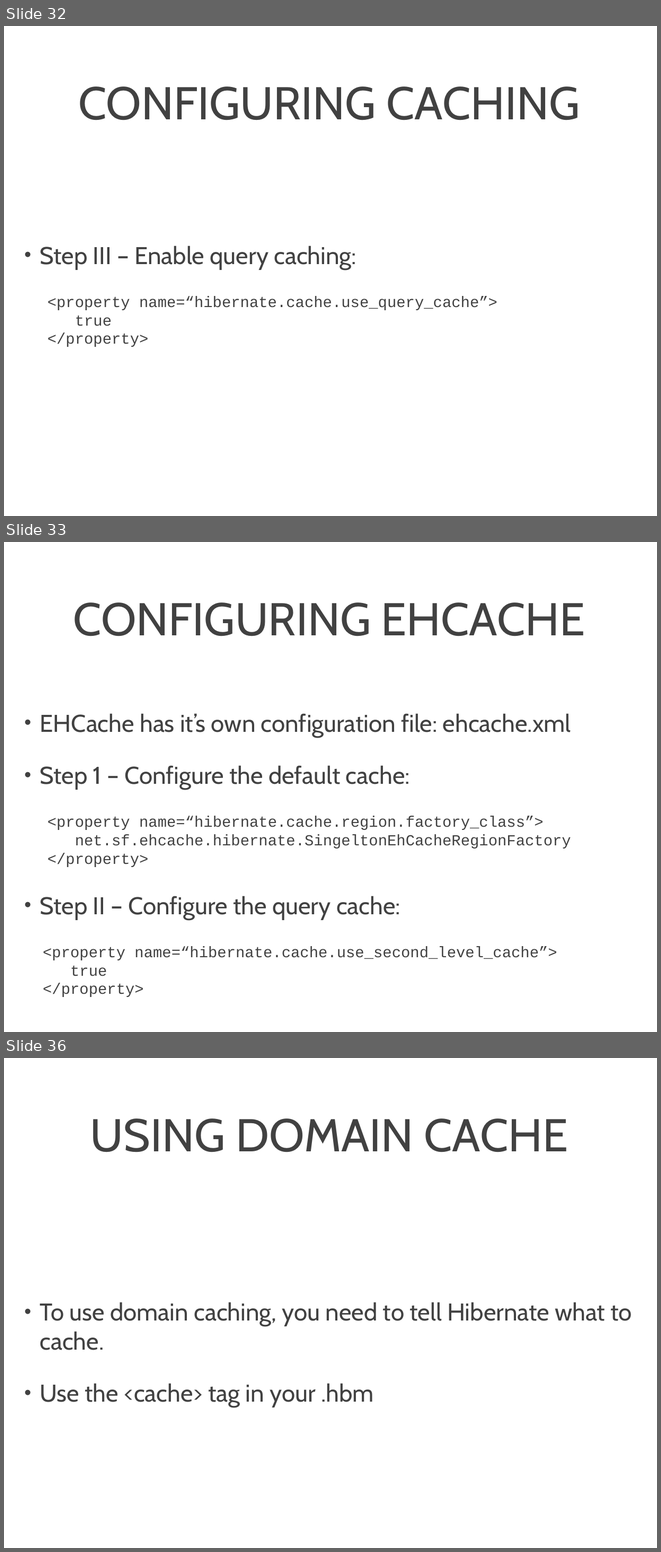
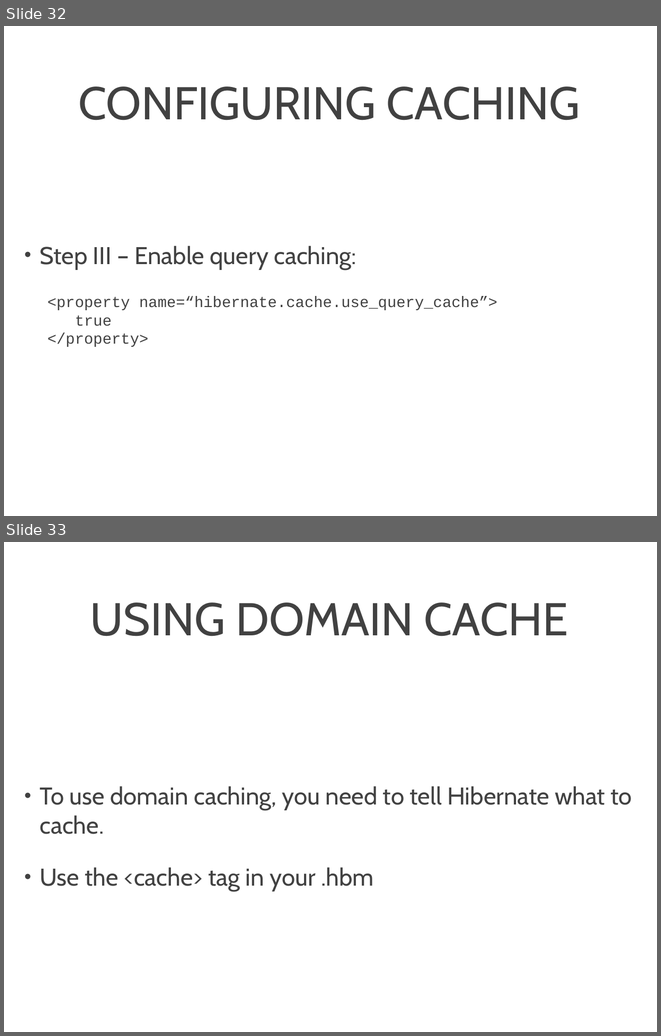
Before and after one commit to Pharhotep19/DePaul-Hibernate, a slide deck: Hibernate4/Hibernate4.ppt. Shown one above the other, each under a label of ours: slides 32, 33 and 36 before the commit, slides 32 and 33 after it; the slides between them are not shown. The pictures are 661x1552 and 661x1036 pixels, drawn with LibreOffice and Linux fonts; fonts in the diff are those of the drawing; background and template pictures are left out. Boxes give left, top, right and bottom in pixels: in the first picture for what was removed or moved away, otherwise in the second. Text is boxed around its words. In the diff, an @@ line names an element or a change of style, - is before the commit and + after.

Commit message:
Updated deck about EhCache and removed old config file

```diff
--- a/Hibernate4/Hibernate4.ppt
+++ b/Hibernate4/Hibernate4.ppt
@@ slide 33 removed at box(4, 542, 657, 1032), background picture (left out) @@
@@ title removed at box(73, 602, 585, 636) @@
-CONFIGURING EHCACHE
@@ text removed at box(40, 713, 571, 997) @@
-• EHCache has it’s own configuration file: ehcache.xml
-• Step 1 – Configure the default cache:
-  <property name=“hibernate.cache.region.factory_class”>
-  net.sf.ehcache.hibernate.SingeltonEhCacheRegionFactory
-  </property>
-• Step II – Configure the query cache:
-<property name=“hibernate.cache.use_second_level_cache”>
-true
-</property>
@@ what was slide 36 is now slide 33 @@
```
Also in this commit, not shown: 1 slide changed, 2 other slides removed, 1 other file.
